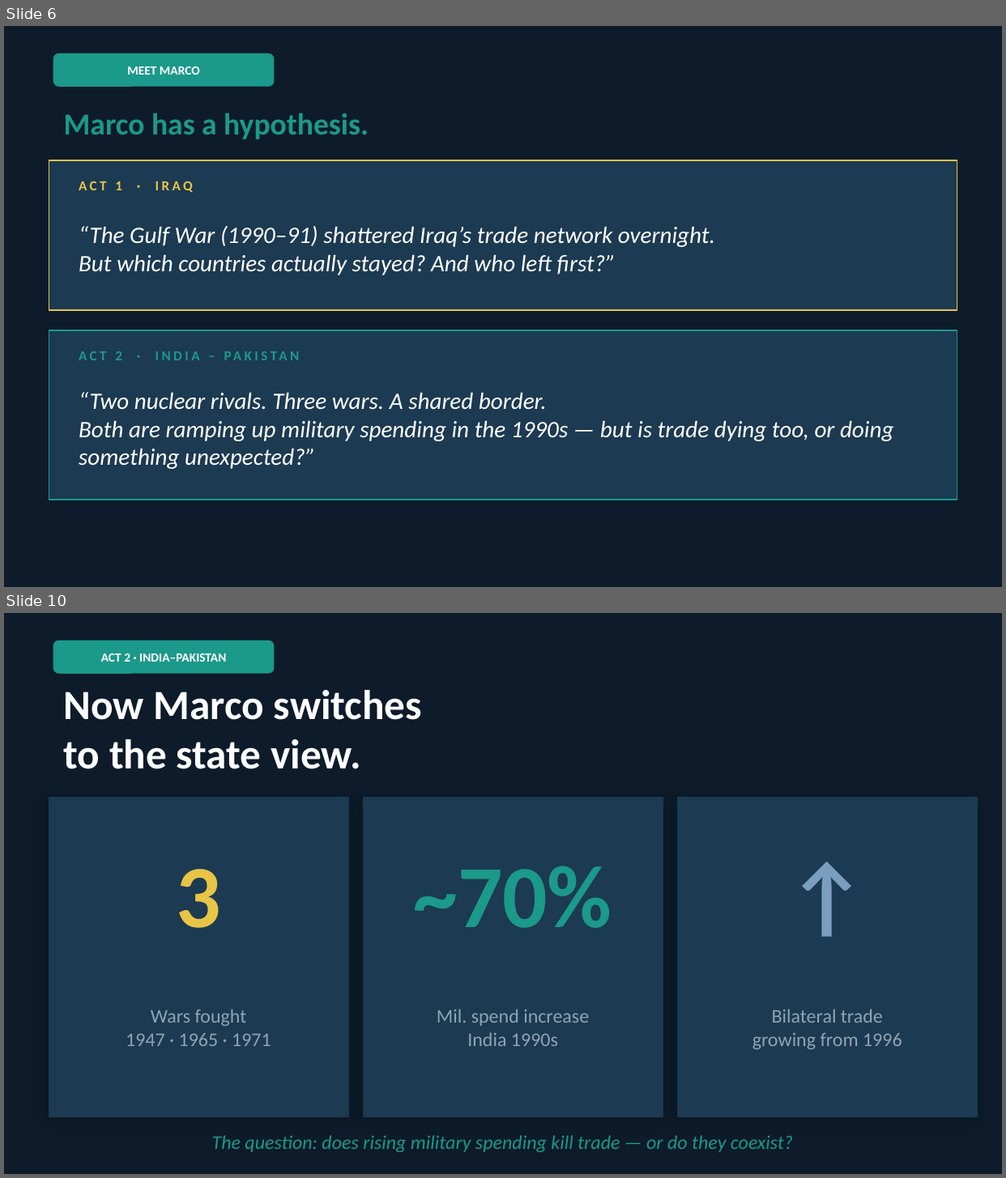
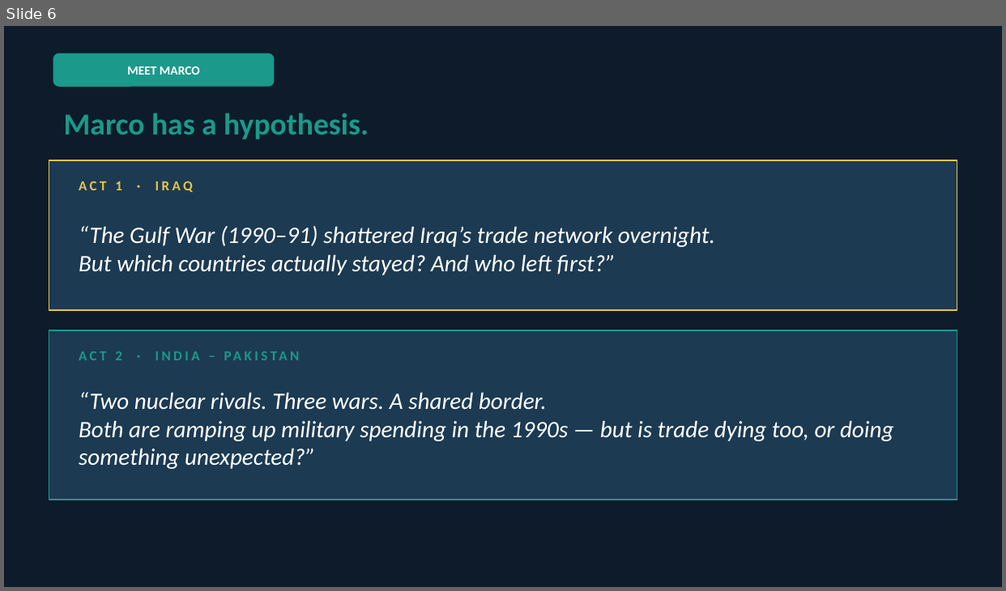
Before and after one commit to podsv-fs26-ad24/ad24-6-fancyproject, a slide deck: Conflict_Trade_Explorer.pptx. Shown one above the other, each under a label of ours: slides 6 and 10 before the commit, slide 6 after it; the slides between them are not shown. The pictures are 1006x1178 and 1006x591 pixels, drawn with LibreOffice and Linux fonts; fonts in the diff are those of the drawing. Boxes give left, top, right and bottom in pixels: in the first picture for what was removed or moved away, otherwise in the second. Text is boxed around its words. In the diff, an @@ line names an element or a change of style, - is before the commit and + after.

```diff
--- a/Conflict_Trade_Explorer.pptx
+++ b/Conflict_Trade_Explorer.pptx
@@ slide 10 removed at (4, 613, 1002, 1174), background #0D1B2A @@
@@ rounded rectangle removed at (54, 641, 274, 673) @@
@@ text removed at (101, 653, 226, 662) @@
-ACT 2 · INDIA–PAKISTAN
@@ text removed at (64, 690, 422, 769) @@
-Now Marco switches
-to the state view.
@@ rectangle removed at (49, 798, 348, 1117) @@
@@ rectangle removed at (364, 798, 663, 1117) @@
@@ rectangle removed at (678, 798, 977, 1117) @@
@@ text removed at (678, 823, 977, 962) @@
-↑
@@ text removed at (176, 869, 220, 928) @@
-3
@@ text removed at (414, 866, 612, 928) @@
-~70%
@@ text removed at (126, 1009, 271, 1046) @@
-Wars fought
-1947 · 1965 · 1971
@@ text removed at (437, 1009, 589, 1046) @@
-Mil. spend increase
-India 1990s
@@ text removed at (752, 1009, 902, 1050) @@
-Bilateral trade
-growing from 1996
@@ text removed at (212, 1135, 793, 1152) @@
-The question: does rising military spending kill trade — or do they coexist?
```
Also in this commit, not shown: 9 slides changed, 2 slides added, 1 other slide removed.
